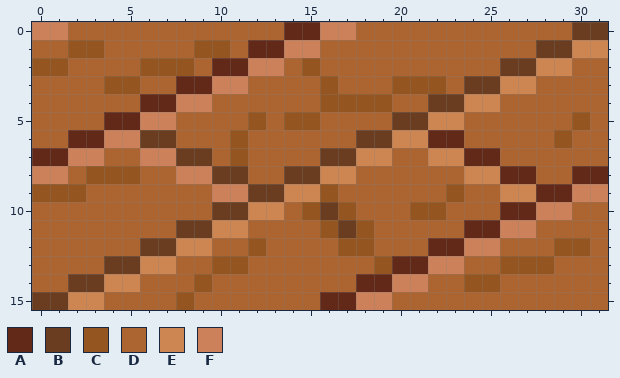
A pixel-art sprite gets an edit: project/raw_assets/img/game/ambient/Wood_Floor_9.png. The first picture shows the starting point.
The file is 32x16 pixels.
Palette (. is transparent): A #622818  B #6a3c20  C #945520  D #ac6531  E #cd8552  F #cd815a
After:
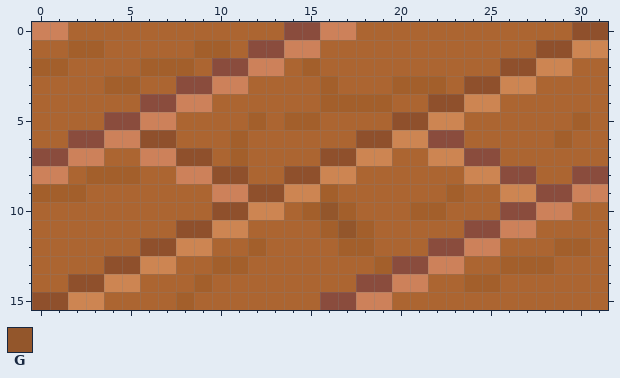
Colours new in this view: G #93562b
Author's note on the commit: Updated floor tiles & Room
Diff:
Colour A changes from #622818 to #8a4c3d.
Colour B changes from #6a3c20 to #8f502c.
Colour C changes from #945520 to #a35f2b.
The author changed colour B to colour G in row 10 at x 16; in row 11 at x 17.
